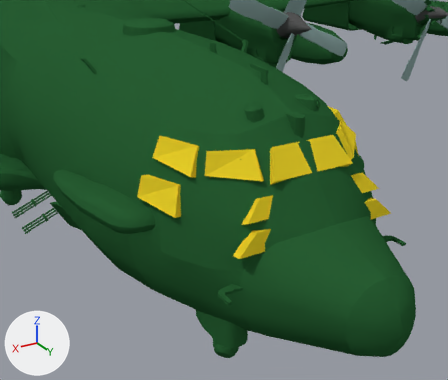
Before and after pictures for a commit that changed the Blender file Models/Vehicles/Air/AC130/ac130.blend.
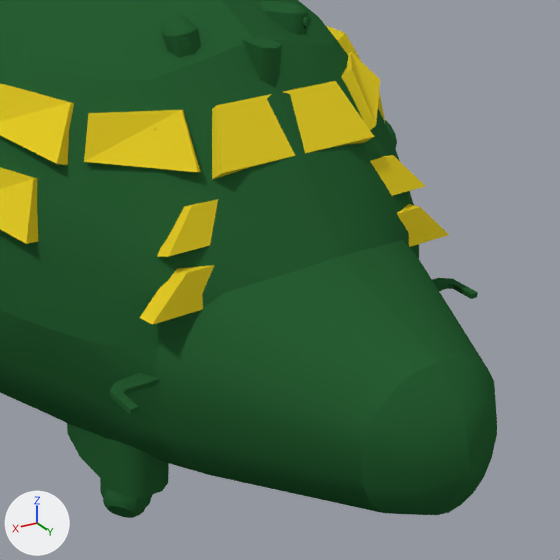
Each version appears first from a 50 mm lens placed at (0.43, 1.665, 0.535), pointed at (0.126, 1.158, 0.281), and next in a close-up on the part from 36% to 100% of the width and 24% to 100% of the height. Every picture has the same lights, and +X, +Y and +Z are marked at lower left.

Names of what the first close-up shows: 'frontwindshield', 'frontwindshield.001', 'frontwindshield.002', 'frontwindshield.003', 'frontwindshield.004', 'frontwindshield.006', 'frontwindshield.007', 'fuselage'.
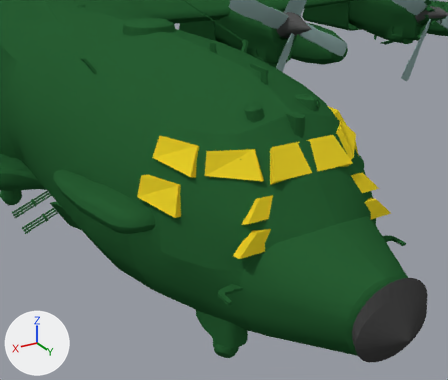
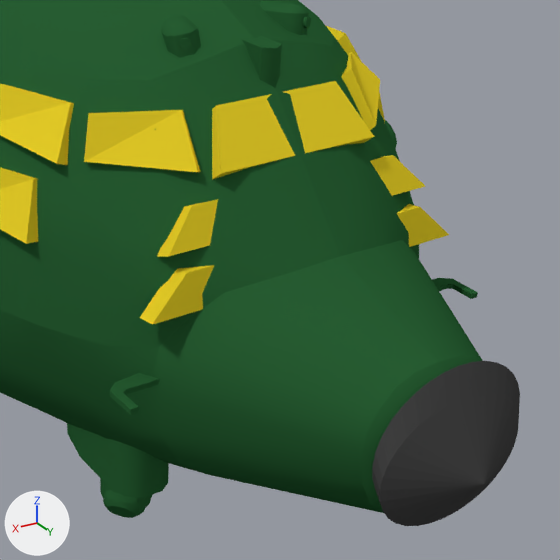
Commit message: awful nose

Patch to the scene script:
```diff
--- a/Models/Vehicles/Air/AC130/ac130.blend.py
+++ b/Models/Vehicles/Air/AC130/ac130.blend.py
@@ mat_planenose @@
+mat_planenose = diffuse_material('planeNose')
+mat_planenose.base_color = (0.055, 0.055, 0.055)  # black #424242
@@ me_cone_004 @@
 # used by ob_cone_004; parent = ob_fuselage; location = (0.0138, 1.37, 0.249); rotation_euler = (-1.585, 0.0, 0.0), in degrees (-91, 0, 0); scale = (0.425, 0.406, 0.295)
-me_cone_004.from_pydata(...)  # 33 vertices, 33 faces; spans x -1.0..1.0, y -1.0..1.0, z -1.0..1.0
+me_cone_004.from_pydata(...)  # 66 vertices, 65 faces; spans x -1.17..1.0, y -1.36..1.0, z -1.73..1.0
+# me_cone_004 part 1
+# 33 vertices are added at x -1.17..0.97, y -1.36..0.9, z -1.73..0.27
+# 32 new faces join them
+# me_cone_004 part 2: 33 faces spanning x -1.0..1.0, y -1.0..1.0, z -1.0..1.0 switch from no material to mat_planenose (black #424242)
@@ ob_cone_004 @@
 ob_cone_004.matrix_parent_inverse = Matrix(((0.0, 5.556, 0.0, 0.0), (0.0, 0.0, 5.556, 0.0), (5.556, 0.0, 0.0, 0.0), (0.0, 0.0, 0.0, 1.0)))
-ob_cone_004.location = (0.0138, 1.37, 0.249)
+ob_cone_004.location = (0.00139, 1.304, 0.145)
 ob_cone_004.rotation_euler = (-1.585, 0.0, 0.0)  # degrees (-91, 0, 0)
-ob_cone_004.scale = (0.425, 0.406, 0.295)
-ob_cone_004.hide_viewport = True
+ob_cone_004.scale = (0.0505, 0.0386, 0.0118)
```

What differs and where, as boxes (x1, y1, x2, y2) in the close-ups (560 x 560 px):
'Cone.004', shown (black)
    after: (372, 361, 520, 526)
part 1 of me_cone_004, added (black)
    after: (372, 361, 520, 505)
part 2 of me_cone_004, recoloured (black)
    after: (380, 394, 519, 526)
